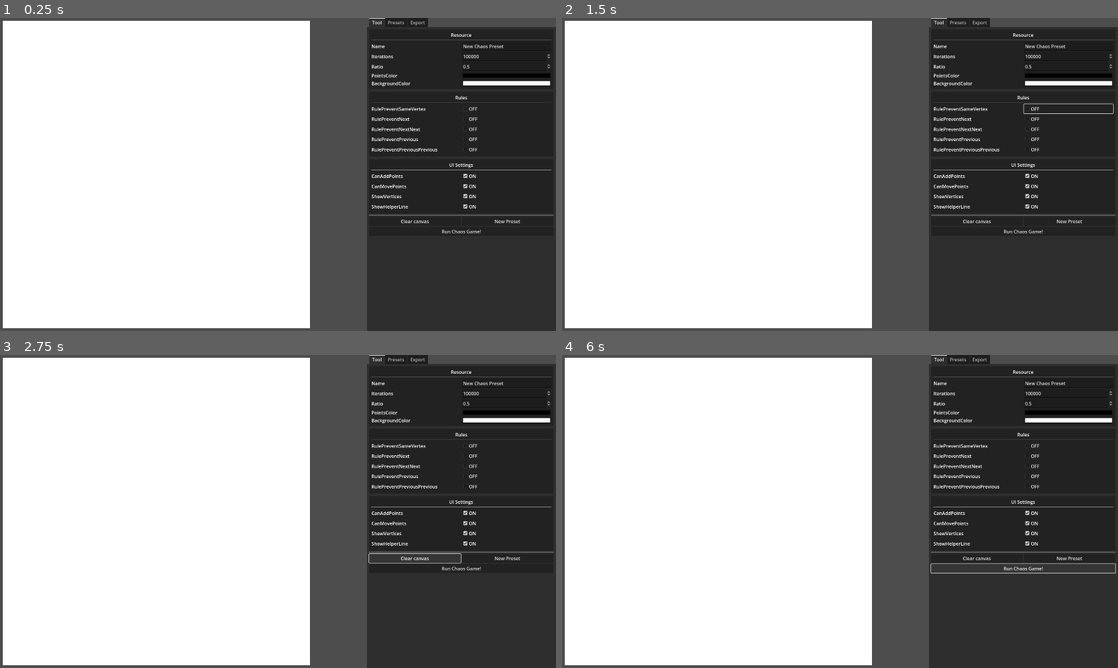
Above: before the commit, frames 1-4 (two rows, left to right).
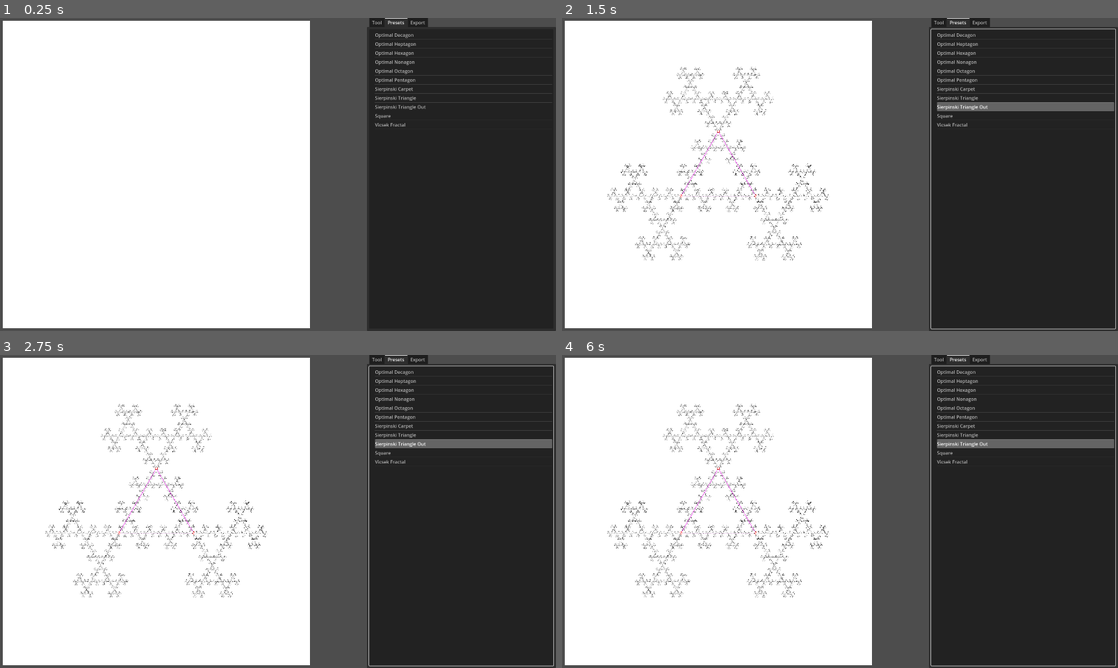
Above: after the commit, the same moments.

Repository: VojtaStruhar/chaos-game
Game: Godot game, scene res://main.tscn
Two runs of this game, one before a commit and one after it. Both use one fixed random seed, a clock stepped at 60 frames per second and the inputs below.
Inputs (mouse positions are in pixels of both pictures, inside the frame that each line leads up to):
- Up to frame 1 (0.25 s): no input
- Up to frame 2 (1.5 s): click (1067, 108) at 0.5 s, where only the run before the commit has a clickable "OFF"; click (1067, 108) at 1.25 s, where only the run before the commit has a clickable "ON"
- Up to frame 3 (2.75 s): click (417, 558) at 2 s, where only the run before the commit has a clickable "Clear canvas"
- Up to frame 4 (6 s): click (1023, 567) at 2.75 s, where only the run before the commit has a clickable "Run Chaos Game!"; click (1067, 445) at 3.5 s, where only the run before the commit has a clickable "OFF"; click (1067, 445) at 4.25 s, where only the run before the commit has a clickable "ON"; click (979, 558) at 5 s, where only the run before the commit has a clickable "Clear canvas"; click (1023, 567) at 5.75 s, where only the run before the commit has a clickable "Run Chaos Game!"

The runs differ from the first frame. In frame 1, 2.4% of the frame differs, in the area x 66-100%, y 0-69%; in frame 2, 5.7%; in frame 3, 5.7%; in frame 4, 5.9%, in the area x 8-100%, y 0-100%.

Commit message:
Add basic export functionality

Diff:
--- /dev/null
+++ b/export_panel.gd
@@ -0,0 +1,29 @@
+extends MarginContainer
+
+## Assigned by the main scene
+var preset: ChaosPreset
+
+@onready var export_button: Button = $VBoxContainer/ExportButton
+@onready var export_iterations: SpinBox = $VBoxContainer/HBoxContainer/ExportIterations
+
+@onready var accept_dialog: AcceptDialog = $AcceptDialog
+
+func _ready() -> void:
+	visibility_changed.connect(func():
+		export_button.disabled = preset == null
+	)
+
+	export_button.pressed.connect(export)
+
+func export() -> void:
+	var export_preset: ChaosPreset = preset.duplicate(true)
+	export_preset.iterations = export_iterations.value
+	export_preset.canvas_size = 4096
+
+	var image: Image = Image.create(export_preset.canvas_size, export_preset.canvas_size, false, Image.FORMAT_RGBA8)
+	ChaosGame.run_iterative(export_preset, image)
+
+	var err = image.save_png("result.png")
+	print(error_string(err))
+
+	accept_dialog.show()
--- /dev/null
+++ b/export_panel.tscn
@@ -0,0 +1,37 @@
+[gd_scene load_steps=2 format=3 uid="uid://cc63afj3rd6kt"]
+
+[ext_resource type="Script" path="res://export_panel.gd" id="1_24gqx"]
+
+[node name="Export" type="MarginContainer"]
+script = ExtResource("1_24gqx")
+
+[node name="VBoxContainer" type="VBoxContainer" parent="."]
+layout_mode = 2
+
+[node name="Label" type="Label" parent="VBoxContainer"]
+layout_mode = 2
+text = "Export options coming soon :)"
+
+[node name="HBoxContainer" type="HBoxContainer" parent="VBoxContainer"]
+layout_mode = 2
+
+[node name="Label" type="Label" parent="VBoxContainer/HBoxContainer"]
+layout_mode = 2
+size_flags_horizontal = 3
+text = "Iterations"
+
+[node name="ExportIterations" type="SpinBox" parent="VBoxContainer/HBoxContainer"]
+layout_mode = 2
+size_flags_horizontal = 3
+min_value = 100000.0
+max_value = 1e+08
+step = 100000.0
+value = 1e+06
+allow_greater = true
+
+[node name="ExportButton" type="Button" parent="VBoxContainer"]
+layout_mode = 2
+text = "Export in 4K"
+
+[node name="AcceptDialog" type="AcceptDialog" parent="."]
+dialog_text = "Image exported!"
--- a/main.gd
+++ b/main.gd
@@ -16,6 +16,7 @@
 
 @onready var panel_tool: MarginContainer = %Tool
 @onready var panel_presets: MarginContainer = %Presets
+@onready var panel_export: MarginContainer = %Export
 @onready var run_chaos_button: Button = %RunChaosButton
 @onready var clear_canvas_button: Button = %ClearCanvasButton
 @onready var new_preset_button: Button = %NewPresetButton
@@ -106,6 +107,7 @@
 
 	# Hook up signals
 	panel_tool.preset = preset
+	panel_export.preset = preset
 	preset.chaos_changed.connect(run_chaos_game)
 	preset.ui_changed.connect(update_ui)
 
--- a/main.tscn
+++ b/main.tscn
@@ -1,10 +1,11 @@
-[gd_scene load_steps=8 format=3 uid="uid://c4atwge0pv80"]
+[gd_scene load_steps=9 format=3 uid="uid://c4atwge0pv80"]
 
 [ext_resource type="Script" path="res://main.gd" id="1_gnx52"]
 [ext_resource type="Theme" uid="uid://dwpq5fy6hwu8f" path="res://sidebar_theme.tres" id="2_0h620"]
 [ext_resource type="Script" path="res://MouseDetect.gd" id="2_6dac1"]
 [ext_resource type="Script" path="res://tool_panel.gd" id="3_vdhes"]
 [ext_resource type="Script" path="res://presets_panel.gd" id="4_8deob"]
+[ext_resource type="PackedScene" uid="uid://cc63afj3rd6kt" path="res://export_panel.tscn" id="5_4aft5"]
 
 [sub_resource type="PlaceholderTexture2D" id="PlaceholderTexture2D_3tlp1"]
 size = Vector2(1024, 1024)
@@ -33,9 +34,11 @@
 anchor_bottom = 1.0
 grow_horizontal = 2
 grow_vertical = 2
+current_tab = 1
 
 [node name="Tool" type="MarginContainer" parent="CanvasLayer/SidePanel/TabContainer"]
 unique_name_in_owner = true
+visible = false
 layout_mode = 2
 script = ExtResource("3_vdhes")
 
@@ -74,7 +77,6 @@
 
 [node name="Presets" type="MarginContainer" parent="CanvasLayer/SidePanel/TabContainer"]
 unique_name_in_owner = true
-visible = false
 layout_mode = 2
 script = ExtResource("4_8deob")
 presets_dir_path = "res://chaos_presets"
@@ -82,16 +84,10 @@
 [node name="Tree" type="Tree" parent="CanvasLayer/SidePanel/TabContainer/Presets"]
 layout_mode = 2
 
-[node name="Export" type="MarginContainer" parent="CanvasLayer/SidePanel/TabContainer"]
+[node name="Export" parent="CanvasLayer/SidePanel/TabContainer" instance=ExtResource("5_4aft5")]
+unique_name_in_owner = true
 visible = false
 layout_mode = 2
-
-[node name="VBoxContainer" type="VBoxContainer" parent="CanvasLayer/SidePanel/TabContainer/Export"]
-layout_mode = 2
-
-[node name="Label" type="Label" parent="CanvasLayer/SidePanel/TabContainer/Export/VBoxContainer"]
-layout_mode = 2
-text = "Export options coming soon :)"
 
 [node name="Game" type="Sprite2D" parent="."]
 unique_name_in_owner = true
